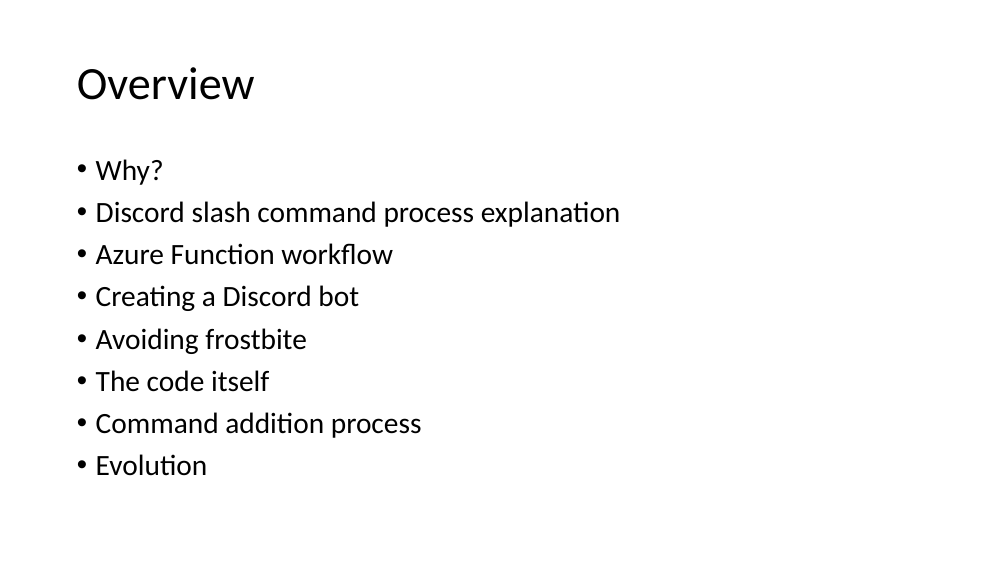
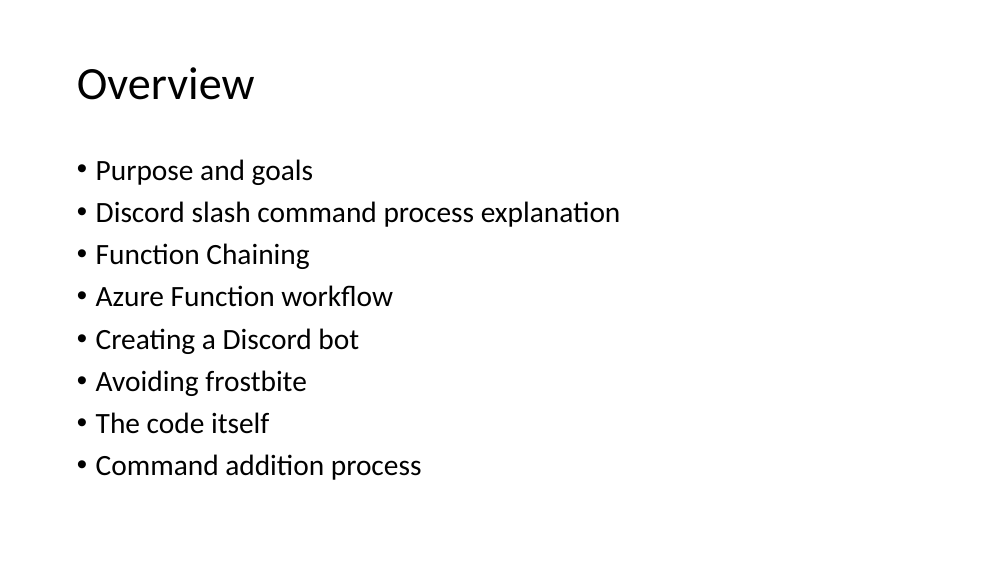
Before and after one commit to ThePoShWolf/Sessions, a slide deck: slide 3 of 2023-04-26 - Building a serverless Discord bot/PowerShell Summit 2023 - Serverless Discord bot.pptx. Drawn at 1008x567 pixels with LibreOffice and Linux fonts; fonts in the diff are those of the drawing; background and template pictures are left out. Boxes give left, top, right and bottom in pixels: in the first picture for what was removed or moved away, otherwise in the second. Text is boxed around its words. In the diff, an @@ line names an element or a change of style, - is before the commit and + after.

```diff
--- a/2023-04-26 - Building a serverless Discord bot/PowerShell Summit 2023 - Serverless Discord bot.pptx
+++ b/2023-04-26 - Building a serverless Discord bot/PowerShell Summit 2023 - Serverless Discord bot.pptx
@@ text at [96, 159, 313, 185]: text changed @@
-• Why?
+• Purpose and goals
@@ text at [96, 243, 309, 269]: paragraph added @@
+• Function Chaining
@@ text at [96, 454, 208, 476]: paragraph removed @@
-• Evolution
```
Also in this commit, not shown: 3 other slides changed, 2 slides added.
